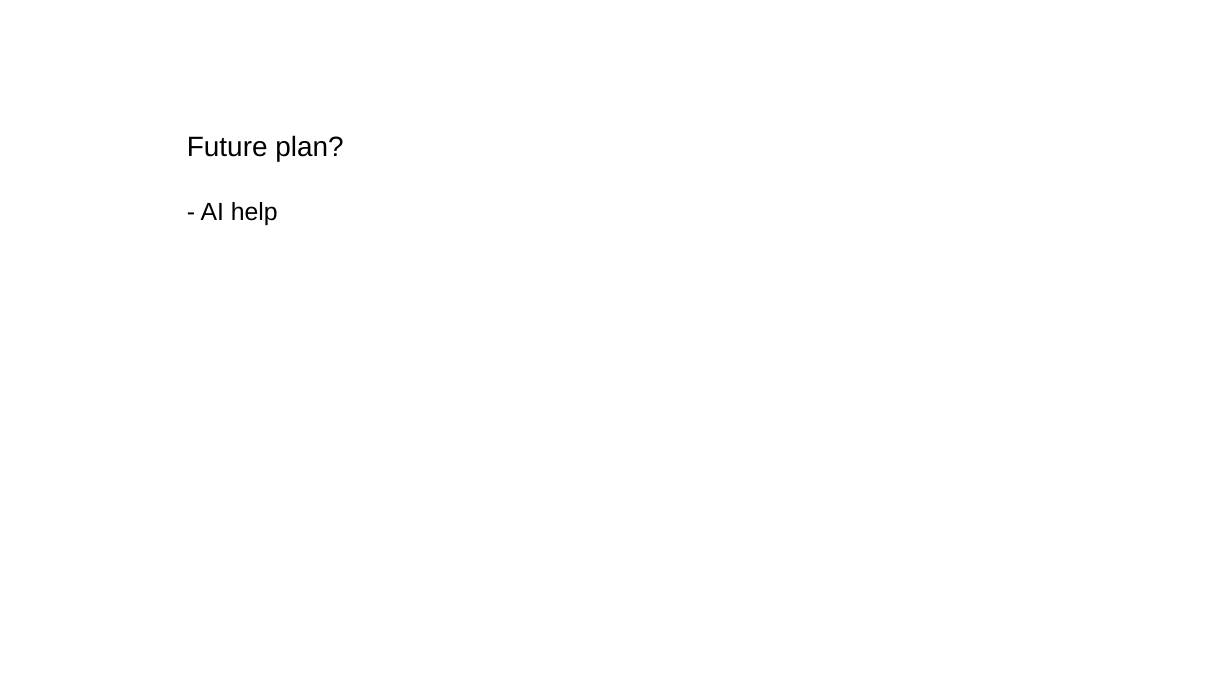
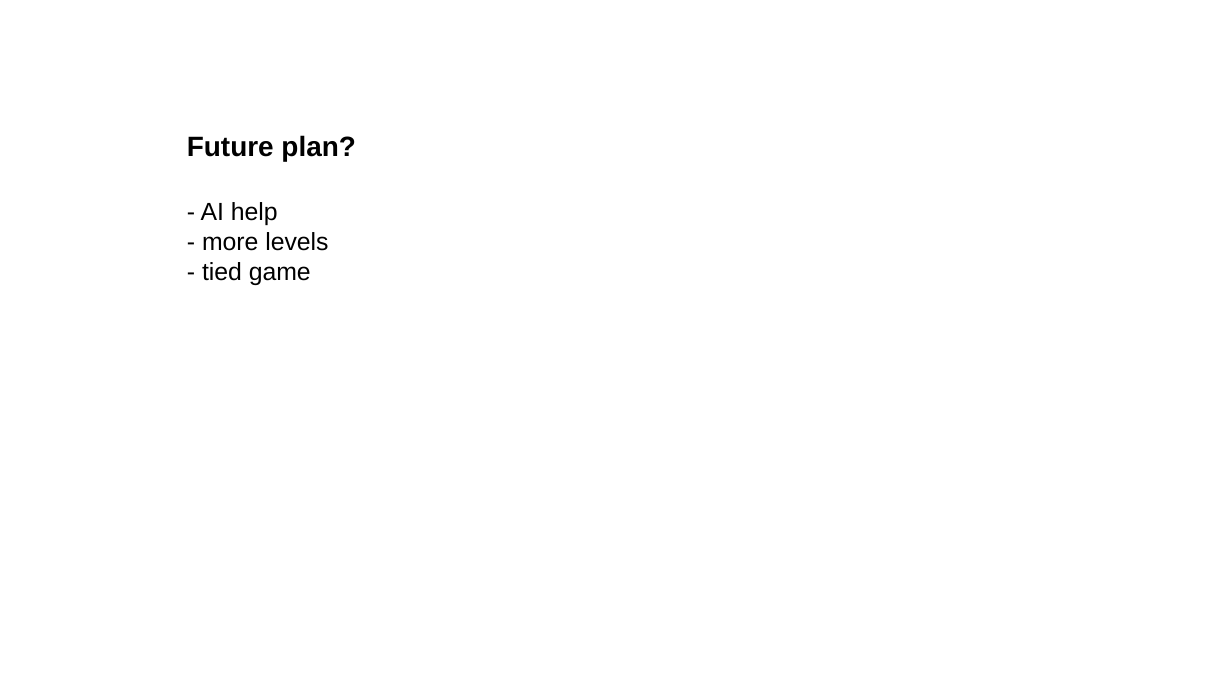
Before and after one commit to GinaMetzger/tictactoe, a slide deck: slide 5 of doc/tic_tac_version_2.0.odp (slide 3 before the commit). Drawn at 1232x693 pixels with LibreOffice and Linux fonts; fonts in the diff are those of the drawing; background and template pictures are left out. Boxes give left, top, right and bottom in pixels: in the first picture for what was removed or moved away, otherwise in the second. Text is boxed around its words. In the diff, an @@ line names an element or a change of style, - is before the commit and + after.

```diff
--- a/doc/tic_tac_version_2.0.odp
+++ b/doc/tic_tac_version_2.0.odp
@@ text at (187,135,355,161): bold on in "Future plan?" @@
@@ text at (202,232,328,285): paragraphs added @@
+- more levels
+- tied game
```
Also in this commit, not shown: 1 other slide changed, 2 slides added.
